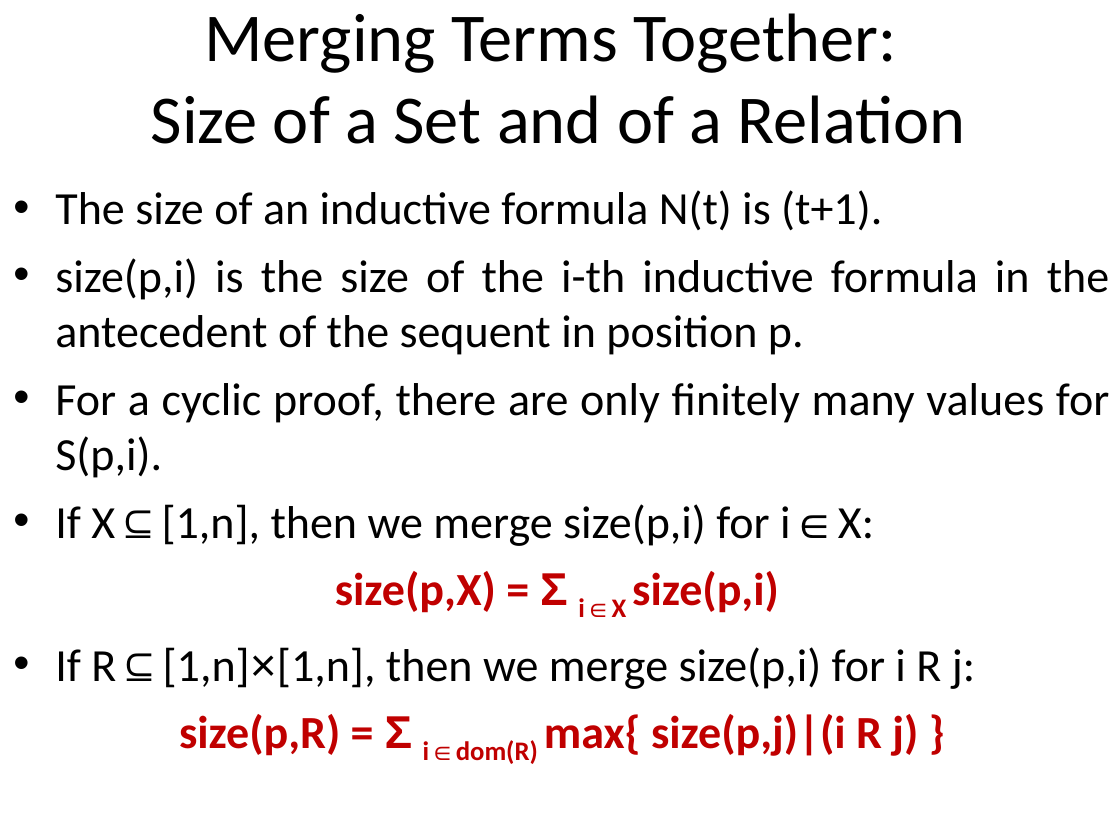
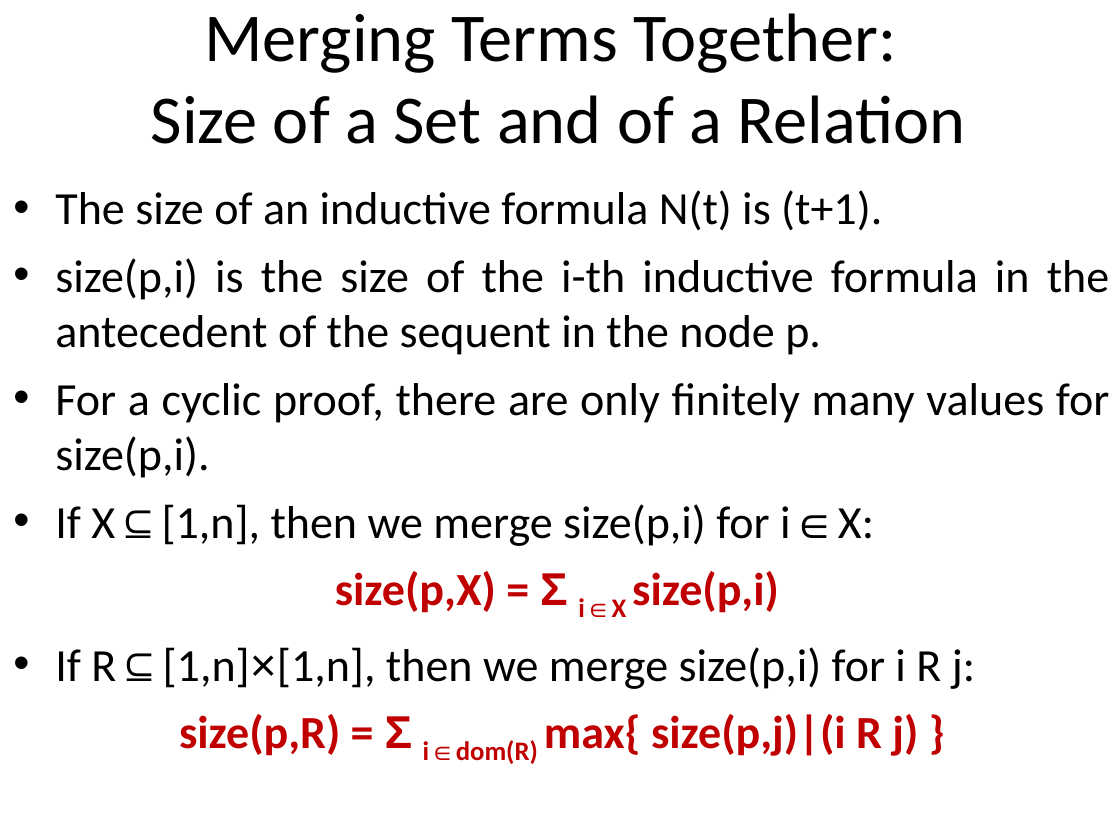
Before and after one commit to stefanoangeloberardi/GTC-injective, a slide deck: slide 17 of PDF/20260219-FUEFUKI24-Isawa Onsen-Injectivity-Slides.ppt. Drawn at 1120x840 pixels with LibreOffice and Linux fonts; fonts in the diff are those of the drawing. Boxes give left, top, right and bottom in pixels: in the first picture for what was removed or moved away, otherwise in the second. Text is boxed around its words. In the diff, an @@ line names an element or a change of style, - is before the commit and + after.

```diff
--- a/PDF/20260219-FUEFUKI24-Isawa Onsen-Injectivity-Slides.ppt
+++ b/PDF/20260219-FUEFUKI24-Isawa Onsen-Injectivity-Slides.ppt
@@ text at [55,258,1109,478]: text changed @@
-• size(p,i) is the size of the i-th inductive formula in the antecedent of the sequent in position p.
-• For a cyclic proof, there are only finitely many values for S(p,i).
+• size(p,i) is the size of the i-th inductive formula in the antecedent of the sequent in the node p.
+• For a cyclic proof, there are only finitely many values for size(p,i).
```
Also in this commit, not shown: 2 other slides changed.
